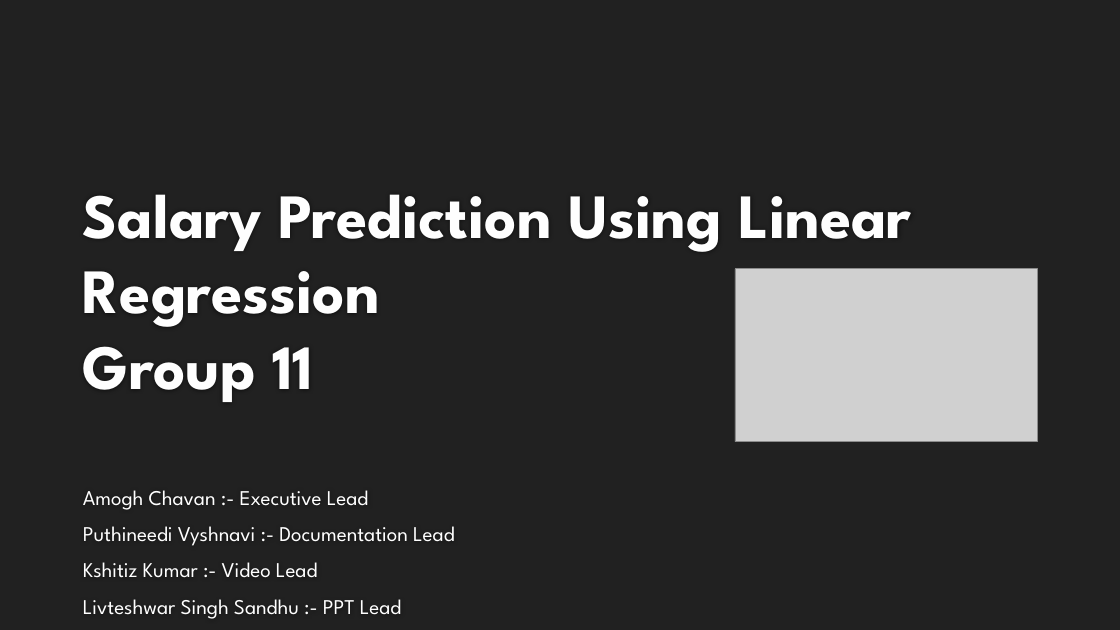
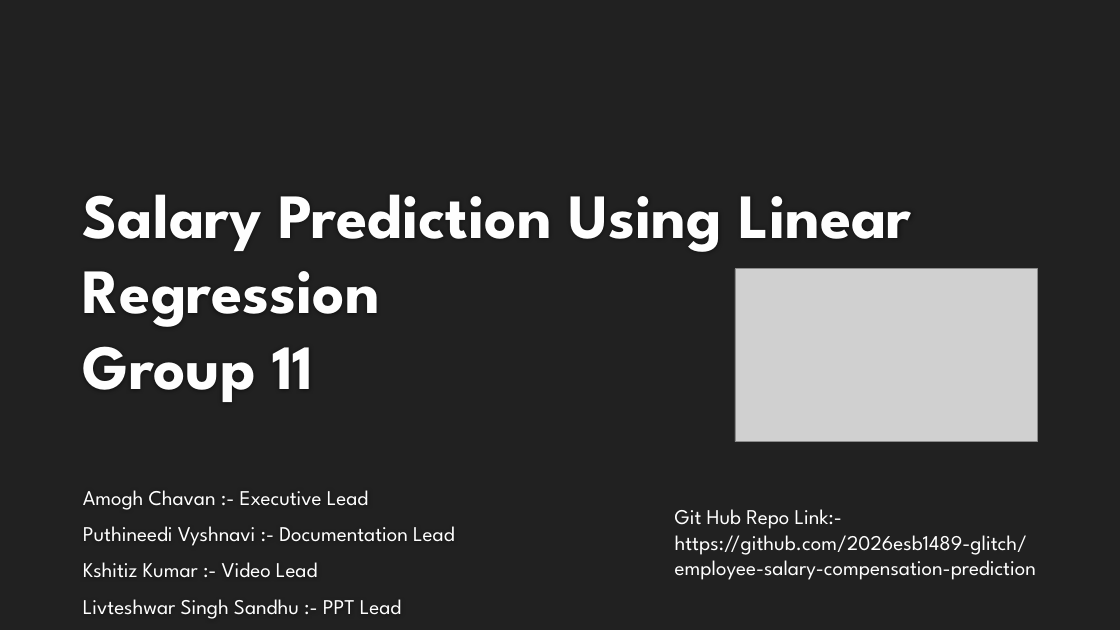
Before and after one commit to 2026esb1489-glitch/-Employee-Salary--Compensation-Prediction-, a slide deck: slide 1 of AI101 Project PPT.pptx. Drawn at 1120x630 pixels with LibreOffice and Linux fonts; fonts in the diff are those of the drawing; grey boxes stand for pictures; background and template pictures are left out. Boxes give left, top, right and bottom in pixels: in the first picture for what was removed or moved away, otherwise in the second. Text is boxed around its words. In the diff, an @@ line names an element or a change of style, - is before the commit and + after.

```diff
--- a/AI101 Project PPT.pptx
+++ b/AI101 Project PPT.pptx
@@ text added at bbox=[675, 509, 1036, 580], 18 pt, text #FFFFFF @@
+Git Hub Repo Link:-
+https://github.com/2026esb1489-glitch/employee-salary-compensation-prediction
```
Also in this commit, not shown: 2 other slides changed.
